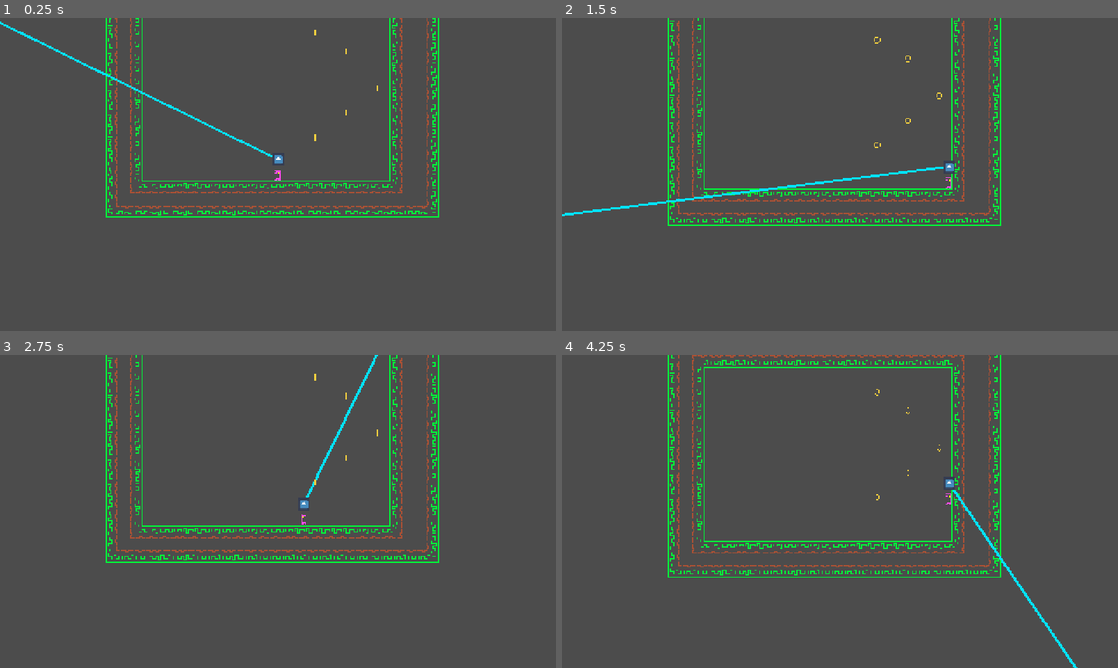
Above: before the commit, frames 1-4 (two rows, left to right).
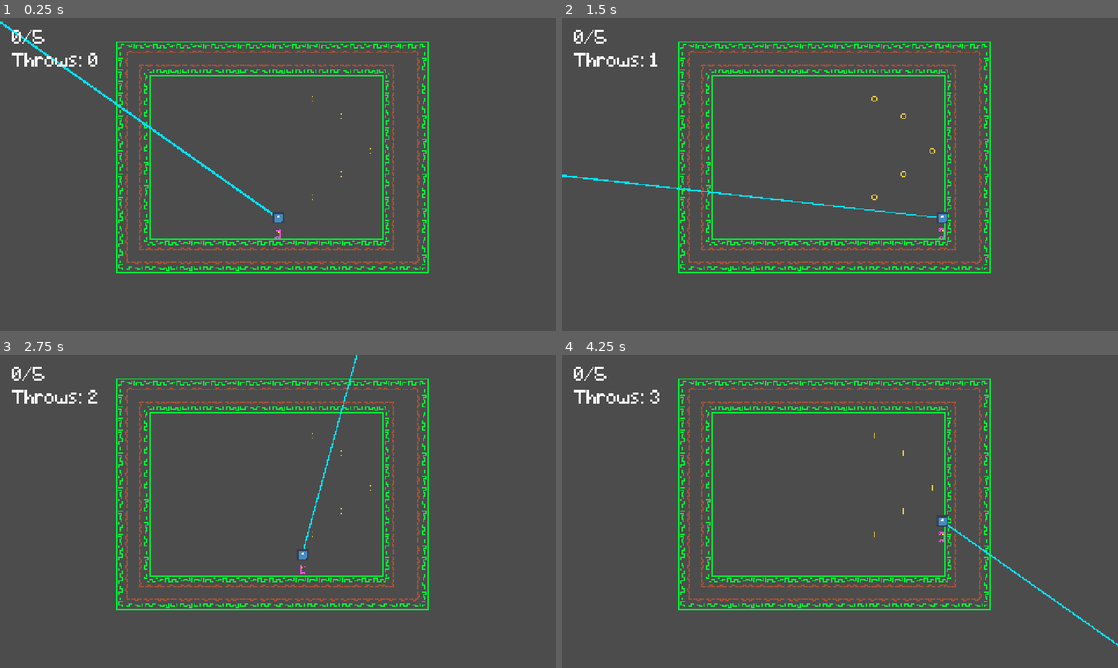
Above: after the commit, the same moments.

Repository: kmatt10/ret_plat_tut
Game: Godot game, scene res://levels/Level00.tscn
The game is run twice, just before and just after one commit, with the same random seed, the same clock (stepped at 60 frames per second) and the same inputs. The engine's default icon, where the game draws it, is replaced by a stand-in: a white triangle on a blue panel in a dark square. Sound files missing from this copy of the repository are replaced by a short silence.
Inputs (mouse positions are in pixels of both pictures, inside the frame that each line leads up to):
- Up to frame 1 (0.25 s): no input
- Up to frame 2 (1.5 s): tap Enter (confirm, bound only after the commit) at 0.5, 0.8, 1.35 s; move the mouse to (962, 158) at 0.52 s; hold D (move_right) from 0.53 s (still down); tap Space (throw) at 0.6 s; tap W (jump) at 0.77 s; move the mouse to (728, 190) at 1.27 s
- Up to frame 3 (2.75 s): tap W (jump) at 1.52 s; tap Space (throw) at 1.55 s; move the mouse to (333, 442) at 2.02 s; release D (move_right) at 2.03 s; hold A (move_left) from 2.03 s (still down); hold Left (aim_left) from 2.03 s (still down); tap Enter (confirm, bound only after the commit) at 2.3 s
- Up to frame 4 (4.25 s): move the mouse to (812, 574) at 2.77 s; release A (move_left) at 2.78 s; release Left (aim_left) at 2.78 s; hold D (move_right) from 2.78 s (still down); tap Right (aim_right) at 2.85 s; tap W (jump) at 3.02, 3.77 s; tap Space (throw) at 3.05 s; move the mouse to (1006, 558) at 3.52 s; hold Up (aim_up) from 3.53 s (still down); tap Enter (confirm, bound only after the commit) at 3.8 s

The runs differ from the first frame. In frame 1, 8.3% of the frame differs, in the area x 0-79%, y 0-82%; in frame 2, 8.5%; in frame 3, 8.1%; in frame 4, 8.7%, in the area x 2-100%, y 0-100%.

Commit message:
Game framework
Created framework for loading up next level and HUD elements for tracking the throws and how many coins are left to be collected!

Diff:
--- a/autoloads/Events.gd
+++ b/autoloads/Events.gd
@@ -1,3 +1,5 @@
 extends Node
 
 signal score_changed(value)
+signal ball_thrown()
+signal level_complete(level_name)
--- a/levels/Level00.tscn
+++ b/levels/Level00.tscn
@@ -243,11 +243,13 @@
 [node name="CanvasLayer" type="CanvasLayer" parent="."]
 
 [node name="HUD" parent="CanvasLayer" instance=ExtResource( 4 )]
-visible = false
-margin_left = 16.0
-margin_top = -8.0
-margin_right = 16.0
-margin_bottom = -8.0
+anchor_left = -0.167
+anchor_top = -0.207
+anchor_right = 0.883
+margin_left = 80.16
+margin_top = 55.89
+margin_right = -103.84
+margin_bottom = -46.0
 
 [node name="Ball" parent="." instance=ExtResource( 5 )]
 position = Vector2( 112, 136 )
--- a/levels/Level01.tscn
+++ b/levels/Level01.tscn
@@ -232,6 +232,8 @@
 [node name="CanvasLayer" type="CanvasLayer" parent="."]
 
 [node name="HUD" parent="CanvasLayer" instance=ExtResource( 4 )]
+score_limit = 2
+next_level = "02"
 
 [node name="Ball" parent="." instance=ExtResource( 5 )]
 position = Vector2( 312, 152 )
--- a/pickups/Coin.tscn
+++ b/pickups/Coin.tscn
@@ -71,7 +71,6 @@
 [node name="AnimatedSprite" type="AnimatedSprite" parent="."]
 frames = SubResource( 6 )
 animation = "spin"
-frame = 4
 playing = true
 
 [node name="CollisionShape2D" type="CollisionShape2D" parent="."]
--- a/player/Player.gd
+++ b/player/Player.gd
@@ -37,6 +37,7 @@
 	if Input.is_action_just_pressed("throw"):
 		if !ball_obj.is_free():
 			ball_obj.set_free()
+			Events.emit_signal("ball_thrown")
 		else:
 			ball_obj.set_caught()
 
--- a/player/Player.tscn
+++ b/player/Player.tscn
@@ -60,6 +60,7 @@
 [node name="AnimatedSprite" type="AnimatedSprite" parent="."]
 frames = SubResource( 8 )
 animation = "idle"
+frame = 1
 playing = true
 
 [node name="CollisionShape2D" type="CollisionShape2D" parent="."]
@@ -67,14 +68,15 @@
 shape = SubResource( 9 )
 
 [node name="Camera2D" type="Camera2D" parent="."]
+offset = Vector2( 0, -80 )
 current = true
-zoom = Vector2( 1.5, 1.5 )
+zoom = Vector2( 1.6, 1.6 )
 drag_margin_h_enabled = true
 drag_margin_v_enabled = true
 drag_margin_left = 0.4
-drag_margin_top = 0.25
+drag_margin_top = 0.4
 drag_margin_right = 0.4
-drag_margin_bottom = 0.38
+drag_margin_bottom = 0.48
 editor_draw_drag_margin = true
 
 [node name="Aim" type="Line2D" parent="."]
--- a/project.godot
+++ b/project.godot
@@ -93,6 +93,11 @@
 "events": [ Object(InputEventKey,"resource_local_to_scene":false,"resource_name":"","device":0,"alt":false,"shift":false,"control":false,"meta":false,"command":false,"pressed":false,"scancode":16777232,"physical_scancode":0,"unicode":0,"echo":false,"script":null)
  ]
 }
+confirm={
+"deadzone": 0.5,
+"events": [ Object(InputEventKey,"resource_local_to_scene":false,"resource_name":"","device":0,"alt":false,"shift":false,"control":false,"meta":false,"command":false,"pressed":false,"scancode":16777221,"physical_scancode":0,"unicode":0,"echo":false,"script":null)
+ ]
+}
 
 [physics]
 
--- a/ui/HUD.gd
+++ b/ui/HUD.gd
@@ -1,18 +1,39 @@
 extends Control
 
 onready var label = $MarginContainer/VBoxContainer/HBoxContainer/ScoreLabel
+onready var complete = $MarginContainer/VBoxContainer/HBoxContainer2/CompleteLabel
+onready var throws = $MarginContainer/VBoxContainer/HBoxContainer3/ThrowCount
 
 var score = 0
+export var score_limit = 5
+var throw_count = 0
+export var next_level = "01"
 
 func _ready() -> void:
-	label.text = str(score)
+	label.text = str(score) + "/" + str(score_limit)
+	throws.text = "Throws: " + str(throw_count)
+	complete.visible = false
 
 func _enter_tree() -> void:
 	Events.connect("score_changed", self, "_on_score_changed")
+	Events.connect("ball_thrown", self, "_on_ball_thrown")
 
 func _exit_tree() -> void:
 	Events.disconnect("score_changed", self, "_on_score_changed")
+	Events.disconnect("ball_thrown", self, "_on_ball_thrown")
+
+func _process(delta):
+	if Input.is_action_just_pressed("confirm"):
+		if score == score_limit:
+			print("load the next level :)")
+			get_tree().change_scene("res://levels/Level" + next_level + ".tscn")
 
 func _on_score_changed(value):
 	score += value
-	label.text = str(score)
+	if score == score_limit:
+		complete.visible = true
+	label.text = str(score) + "/" + str(score_limit)
+
+func _on_ball_thrown():
+	throw_count += 1
+	throws.text = "Throws: " + str(throw_count)
--- a/ui/HUD.tscn
+++ b/ui/HUD.tscn
@@ -29,3 +29,25 @@
 margin_bottom = 16.0
 custom_fonts/font = ExtResource( 1 )
 text = "Hello world!"
+
+[node name="HBoxContainer3" type="HBoxContainer" parent="MarginContainer/VBoxContainer"]
+margin_top = 20.0
+margin_right = 460.0
+margin_bottom = 36.0
+
+[node name="ThrowCount" type="Label" parent="MarginContainer/VBoxContainer/HBoxContainer3"]
+margin_right = 66.0
+margin_bottom = 16.0
+custom_fonts/font = ExtResource( 1 )
+text = "Throws: "
+
+[node name="HBoxContainer2" type="HBoxContainer" parent="MarginContainer/VBoxContainer"]
+margin_top = 40.0
+margin_right = 460.0
+margin_bottom = 56.0
+
+[node name="CompleteLabel" type="Label" parent="MarginContainer/VBoxContainer/HBoxContainer2"]
+margin_right = 123.0
+margin_bottom = 16.0
+custom_fonts/font = ExtResource( 1 )
+text = "Level Complete!"
